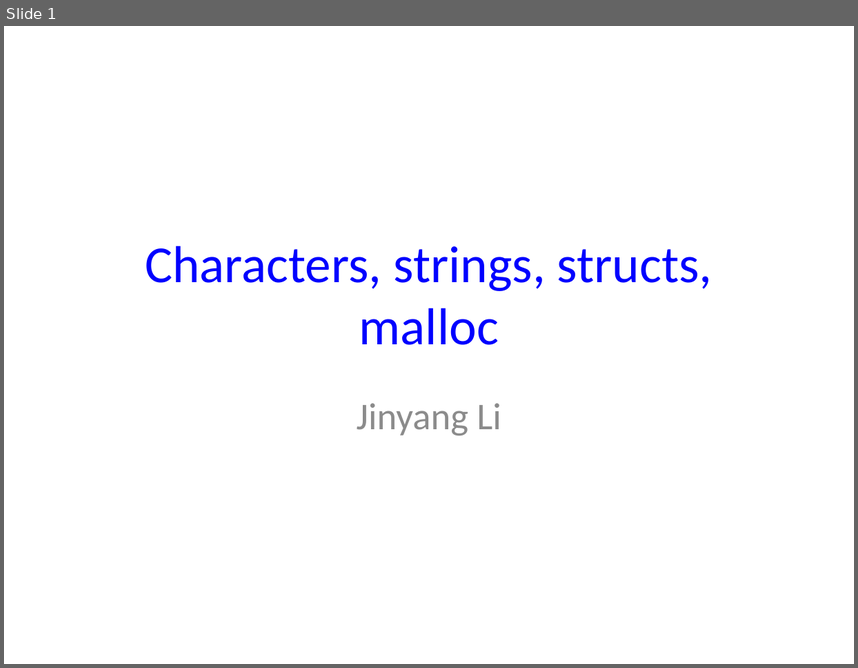
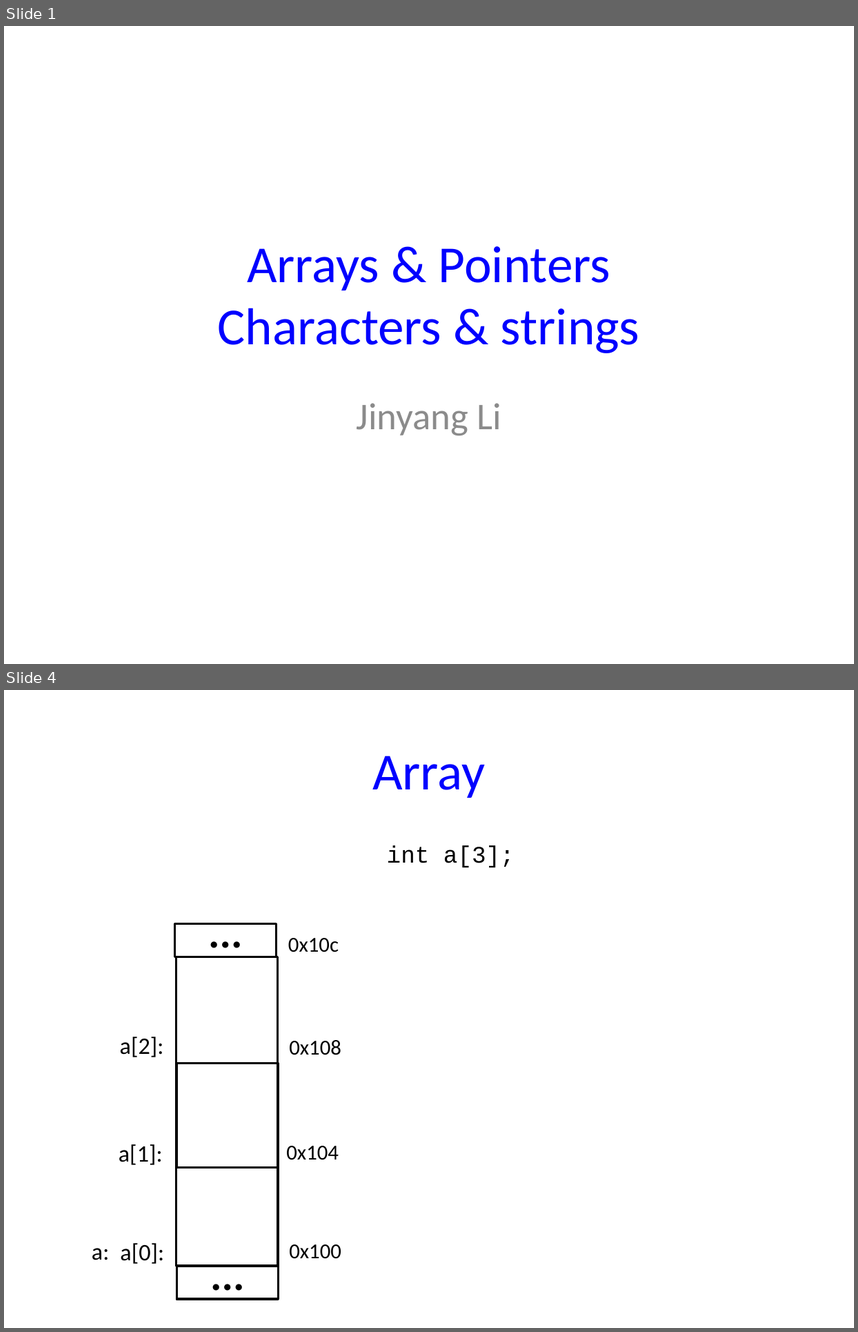
Before and after one commit to NYU-CSO/nyu-cso.github.io, a slide deck: notes/06-string-struct-malloc.pptx. Shown one above the other, each under a label of ours: slide 1 before the commit, slides 1 and 4 after it; the slides between them are not shown. The pictures are 858x668 and 858x1332 pixels, drawn with LibreOffice and Linux fonts; fonts in the diff are those of the drawing. Boxes give left, top, right and bottom in pixels: in the first picture for what was removed or moved away, otherwise in the second. Text is boxed around its words. In the diff, an @@ line names an element or a change of style, - is before the commit and + after.

```diff
--- a/notes/06-string-struct-malloc.pptx
+++ b/notes/06-string-struct-malloc.pptx
@@ slide 4 added at <box>4,690,854,1328</box>, background #FFFFFF @@
@@ title added at <box>372,756,485,798</box>, 44 pt, text #0000FF @@
+Array
@@ text added at <box>387,845,515,867</box>, 20 pt, text #000000 @@
+int a[3];
@@ rectangle added at <box>175,924,276,957</box>, fill #FFFFFF, outline #000000 2 pt, 36 pt, text #000000, bold @@
+...
@@ text added at <box>288,938,339,952</box>, 18 pt, text #000000 @@
+0x10c
@@ rectangle added at <box>176,957,277,1064</box>, fill #FFFFFF, outline #000000 2 pt @@
@@ text added at <box>120,1036,164,1057</box>, 20 pt, text #000000 @@
+a[2]:
@@ text added at <box>289,1040,341,1055</box>, 18 pt, text #000000 @@
+0x108
@@ rectangle added at <box>176,1063,278,1167</box>, fill #FFFFFF, outline #000000 2 pt @@
@@ text added at <box>119,1144,163,1165</box>, 20 pt, text #000000 @@
+a[1]:
@@ text added at <box>286,1145,339,1160</box>, 18 pt, text #000000 @@
+0x104
@@ rectangle added at <box>176,1167,278,1265</box>, fill #FFFFFF, outline #000000 2 pt @@
@@ text added at <box>92,1248,110,1260</box>, 20 pt, text #000000 @@
+a:
@@ text added at <box>120,1243,164,1263</box>, 20 pt, text #000000 @@
+a[0]:
@@ text added at <box>289,1244,341,1259</box>, 18 pt, text #000000 @@
+0x100
@@ rectangle added at <box>176,1265,278,1299</box>, fill #FFFFFF, outline #000000 2 pt, 36 pt, text #000000, bold @@
+...
@@ slide 1 changed as well @@
@@ title at <box>218,246,640,353</box>: text changed @@
-Characters, strings, structs, malloc
+Arrays & Pointers
+Characters & strings
```
Also in this commit, not shown: 35 other slides added, 1 slide removed, 2 other files.
